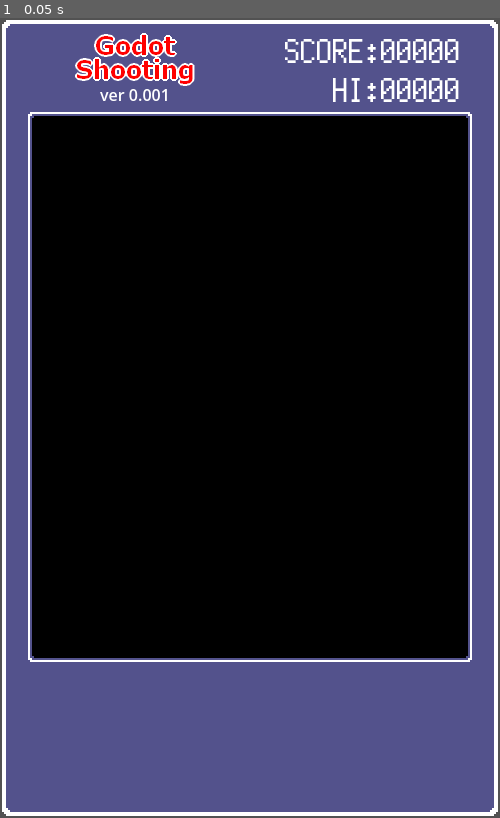
Above: before the commit, frame 1.
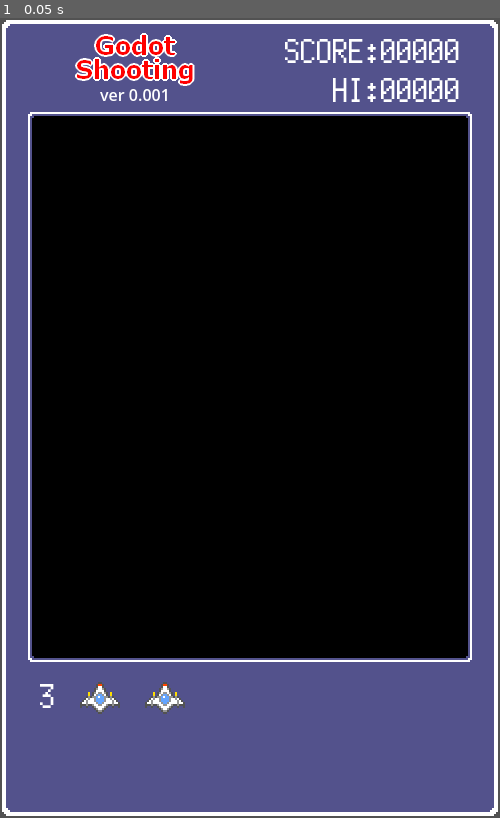
Above: after the commit, the same moment.

Repository: vivisuke/GD4Shooting
Game: Godot game, scene res://main_scene.tscn
Two runs of this game, one before a commit and one after it. Both use one fixed random seed, a clock stepped at 60 frames per second and the inputs below.
Inputs:
- Up to frame 1 (0.05 s): no input

The runs differ from the first frame. In frame 1, 0.3% of the frame differs, in the area x 8-37%, y 83-87%.

Commit message:
0008 ◎ C 08/27 08/27 0.001│ToDo│予備自機*2 設置

Diff:
--- a/Gd4Shooting/main_scene.tscn
+++ b/Gd4Shooting/main_scene.tscn
@@ -1,8 +1,9 @@
-[gd_scene load_steps=4 format=3 uid="uid://swmccl33px8h"]
+[gd_scene load_steps=5 format=3 uid="uid://swmccl33px8h"]
 
 [ext_resource type="Texture2D" uid="uid://grftf0fkt3gk" path="res://images/frame.png" id="1_blcxp"]
 [ext_resource type="Texture2D" uid="uid://coqquwd0ha2qh" path="res://images/title.png" id="2_hmrqn"]
 [ext_resource type="FontFile" uid="uid://478bnoav4k7" path="res://fonts/PixelMplus12-Regular.ttf" id="3_yeb5j"]
+[ext_resource type="Texture2D" uid="uid://bp7q577oy44lu" path="res://images/player1.png" id="4_fen7f"]
 
 [node name="MainScene" type="Node2D"]
 
@@ -69,3 +70,20 @@
 theme_override_fonts/font = ExtResource("3_yeb5j")
 theme_override_font_sizes/font_size = 32
 text = "00000"
+
+[node name="NFighter" type="Label" parent="CanvasLayer"]
+offset_left = 40.0
+offset_top = 660.0
+offset_right = 64.0
+offset_bottom = 699.0
+theme_override_fonts/font = ExtResource("3_yeb5j")
+theme_override_font_sizes/font_size = 32
+text = "3"
+
+[node name="ReserveFighter1" type="Sprite2D" parent="CanvasLayer"]
+position = Vector2(100, 680)
+texture = ExtResource("4_fen7f")
+
+[node name="ReserveFighter2" type="Sprite2D" parent="CanvasLayer"]
+position = Vector2(165, 680)
+texture = ExtResource("4_fen7f")
Not shown, changed: GD4Shooting.spr
